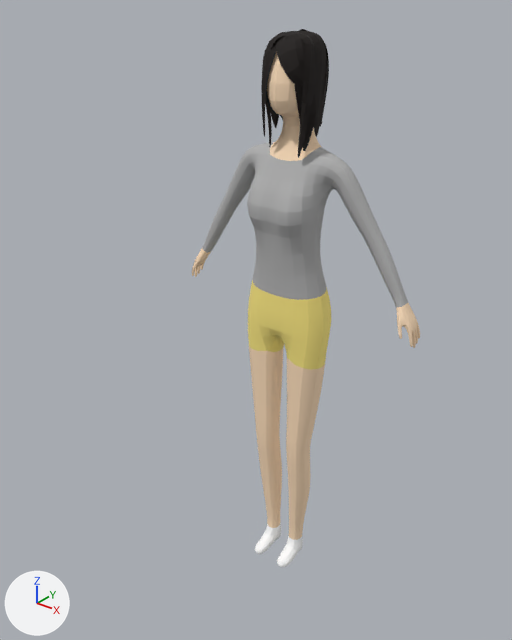
An edit to the glTF model auto-ecole/public/models/people/person-04.glb, drawn before and after from the same camera.
Before and after are seen from a 50 mm lens placed at (1.086, -1.508, 1.765), pointed at (-0.037, -0.104, 0.895). Lighting does not change. The marker at lower left points along +X, +Y and +Z. The older version comes first. Vertices at exactly the same position are counted once.

Objects in the first picture: 'girl', 'hair'.
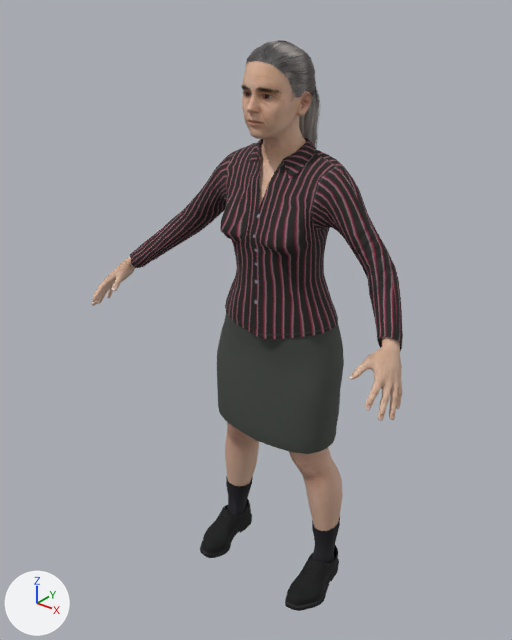
Pixel boxes [x1, y1, x2, y2] of what changed, in the pictures (512 x 640 px):
'clothes0', added: after [130, 138, 403, 454]
'girl', deleted: before [192, 51, 420, 567]
    faces in mat_blouse (grey #b3b3b3): [202, 142, 408, 308]
    faces in mat_skin (beige #ffe0bd): [192, 51, 420, 540]
    faces in mat_shorts (yellow #ffec84): [248, 280, 331, 370]
    faces in mat_hh (white #ffffff): [255, 522, 303, 567]
'body', added: after [92, 60, 402, 531]
'hair', reshaped, recoloured: before [261, 29, 329, 158]; after [246, 40, 320, 148]
'clothes1', added: after [200, 476, 340, 611]
'eyebrows', added: after [241, 86, 278, 93]
part 1 of me_hair, rebuilt (not visible before): after [299, 85, 320, 148]
part 2 of me_hair, reshaped: before [261, 29, 329, 158]; after [246, 40, 316, 144]

Edits to the bpy script that builds the scene:
```text
Add mat_04_hair:
    mat_04_hair = bpy.data.materials.new('04_hair')
    # uses the picture img_hair_ponytail01_diffuse
Add mat_04_eyebrows:
    mat_04_eyebrows = bpy.data.materials.new('04_eyebrows')
    # uses the picture img_eyebrows_eyebrow009
Add mat_04_clothes0:
    mat_04_clothes0 = bpy.data.materials.new('04_clothes0')
    # uses the picture img_clothes0_female_elegantsuit01_diffuse
    # uses the picture img_clothes0_female_elegantsuit01_normal
Change me_hair:
    remove me_hair.from_pydata(...)  # 1060 vertices, 1600 faces; spans x -0.081..0.076, y -0.075..0.097, z 1.353..1.648
    remove me_hair.materials.append(mat_hair)  # black #130905
    add me_hair.from_pydata(...)  # 3678 vertices, 5344 faces; spans x -0.081..0.079, y -0.146..0.103, z 1.266..1.628
    me_hair part 1: the loose piece of 95 vertices spanning x -0.035..0.023, y 0.036..0.097, z 1.423..1.645 is rebuilt with 1704 vertices and now spans x -0.036..0.033, y 0.028..0.102, z 1.283..1.573, in mat_04_hair
    me_hair part 2: 965 vertices removed from x -0.081..0.076, y -0.075..0.094, z 1.353..1.648; 1974 vertices added at x -0.081..0.079, y -0.146..0.103, z 1.266..1.628
    add me_hair.materials.append(mat_04_hair)
Remove ob_girl:
    ob_girl = bpy.data.objects.new('girl', me_girl)
Add ob_eyebrows:
    ob_eyebrows = bpy.data.objects.new('eyebrows', me_eyebrows)  # 124 vertices, 192 faces; spans x -0.0573..0.0573, y -0.162..-0.1266, z 1.5166..1.5356
    ob_eyebrows.location = (0.0, 0.0, 0.0)
Add ob_clothes1:
    ob_clothes1 = bpy.data.objects.new('clothes1', me_clothes1)  # 1593 vertices, 2874 faces; spans x -0.241..0.241, y -0.21..0.031, z 0.0..0.239; in mat_04_clothes1 (picture img_clothes1_shoes03_diffuse)
    ob_clothes1.location = (0.0, 0.0, 0.0)
Add ob_clothes0:
    ob_clothes0 = bpy.data.objects.new('clothes0', me_clothes0)  # 1567 vertices, 2920 faces; spans x -0.454..0.45, y -0.221..0.097, z 0.526..1.396
    ob_clothes0.location = (0.0, 0.0, 0.0)
Add ob_body:
    ob_body = bpy.data.objects.new('body', me_body)  # 8666 vertices, 17120 faces; spans x -0.5..0.5, y -0.339..0.04, z 0.192..1.62; in mat_04_body (picture img_body_old_lightskinned_female_diffuse)
    ob_body.location = (0.0, 0.0, 0.0)
```
